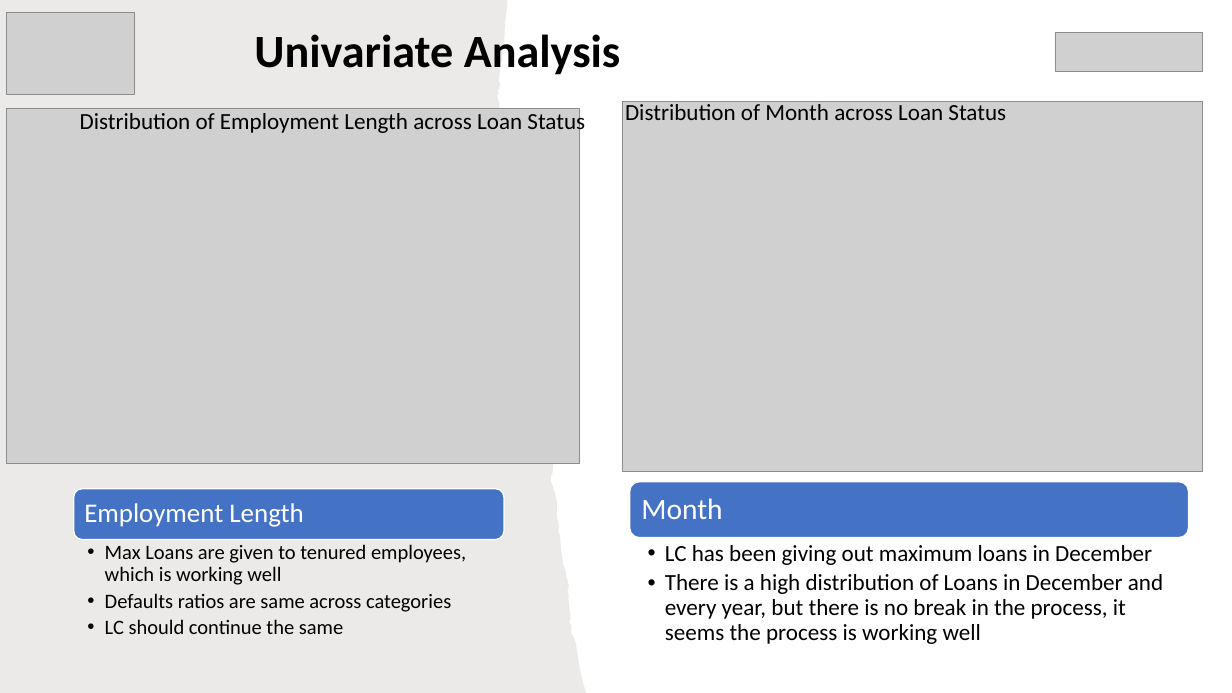
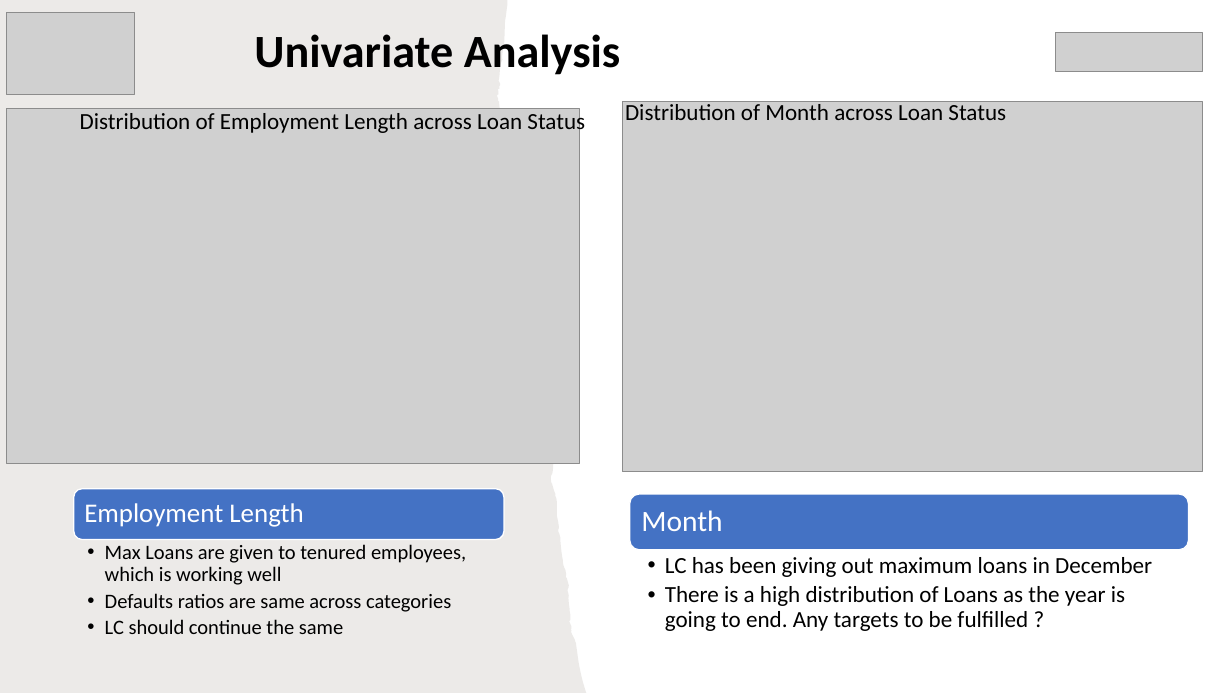
Before and after one commit to rramchan12/Lending-Club-EDA-CaseStudy, a slide deck: slide 12 of LendingClubCaseStudy.pptx (slide 9 before the commit). Drawn at 1232x693 pixels with LibreOffice and Linux fonts; fonts in the diff are those of the drawing; grey boxes stand for pictures; background and template pictures are left out. Boxes give left, top, right and bottom in pixels: in the first picture for what was removed or moved away, otherwise in the second. Text is boxed around its words. In the diff, an @@ line names an element or a change of style, - is before the commit and + after.

```diff
--- a/LendingClubCaseStudy.pptx
+++ b/LendingClubCaseStudy.pptx
@@ rounded rectangle: place and size @@
-rounded rectangle at box(630, 482, 1189, 537)
+rounded rectangle at box(630, 494, 1189, 550)
@@ text "Month": place and size @@
-text "Month" at box(641, 498, 722, 519)
+text "Month" at box(641, 510, 722, 531)
@@ text "LC has been giving out ...": place and size @@
-text "LC has been giving out ..." at box(665, 545, 1163, 644)
+text "LC has been giving out ..." at box(665, 557, 1152, 631)
@@ text at box(665, 586, 1125, 631): text changed @@
-  • There is a high distribution of Loans in December and every year, but there is no break in the process, it seems the process is working well
+  • There is a high distribution of Loans as the year is going to end. Any targets to be fulfilled ?
```
Also in this commit, not shown: 4 slides added, 1 slide removed, 1 other file.
